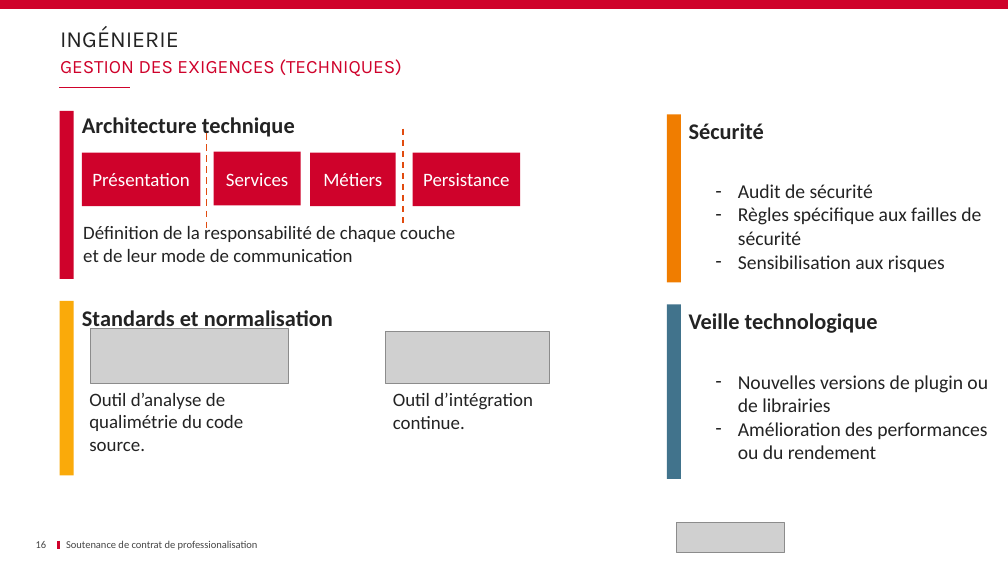
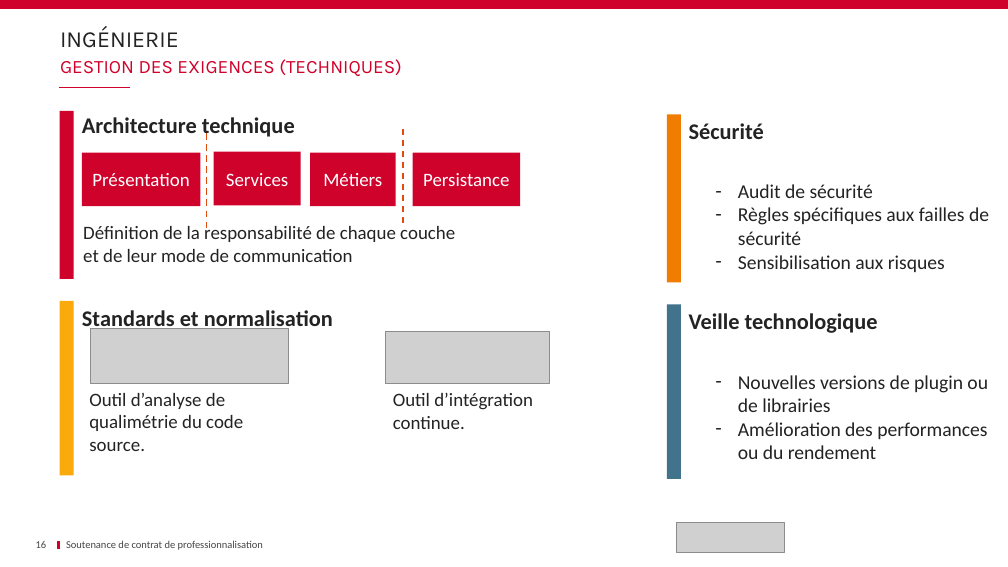
Before and after one commit to Dixit-Z/Memoire, a slide deck: slide 16 of Soutenance.pptx. Drawn at 1008x567 pixels with LibreOffice and Linux fonts; fonts in the diff are those of the drawing; grey boxes stand for pictures; background and template pictures are left out. Boxes give left, top, right and bottom in pixels: in the first picture for what was removed or moved away, otherwise in the second. Text is boxed around its words. In the diff, an @@ line names an element or a change of style, - is before the commit and + after.

```diff
--- a/Soutenance.pptx
+++ b/Soutenance.pptx
@@ text at bbox=[738, 207, 989, 245]: text changed @@
-    ‐ Règles spécifique aux failles de sécurité
+    ‐ Règles spécifiques aux failles de sécurité
@@ text at bbox=[66, 540, 263, 550]: text changed @@
-Soutenance de contrat de professionalisation
+Soutenance de contrat de professionnalisation
```
Also in this commit, not shown: 39 other slides changed, 1 slide added.
